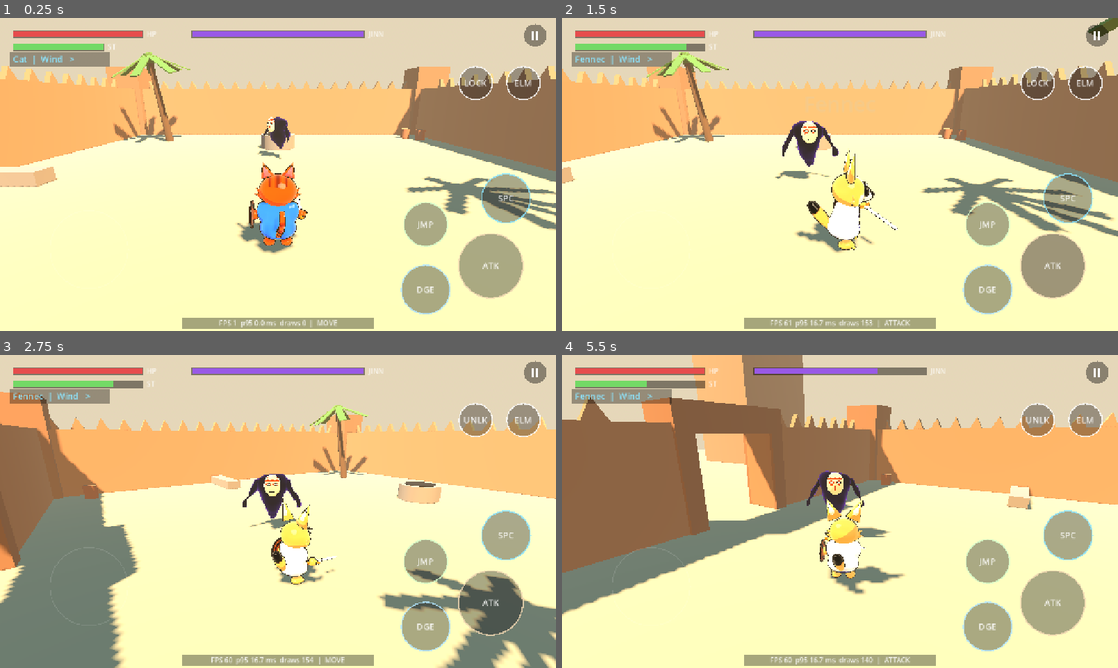
Above: before the commit, frames 1-4 (two rows, left to right).
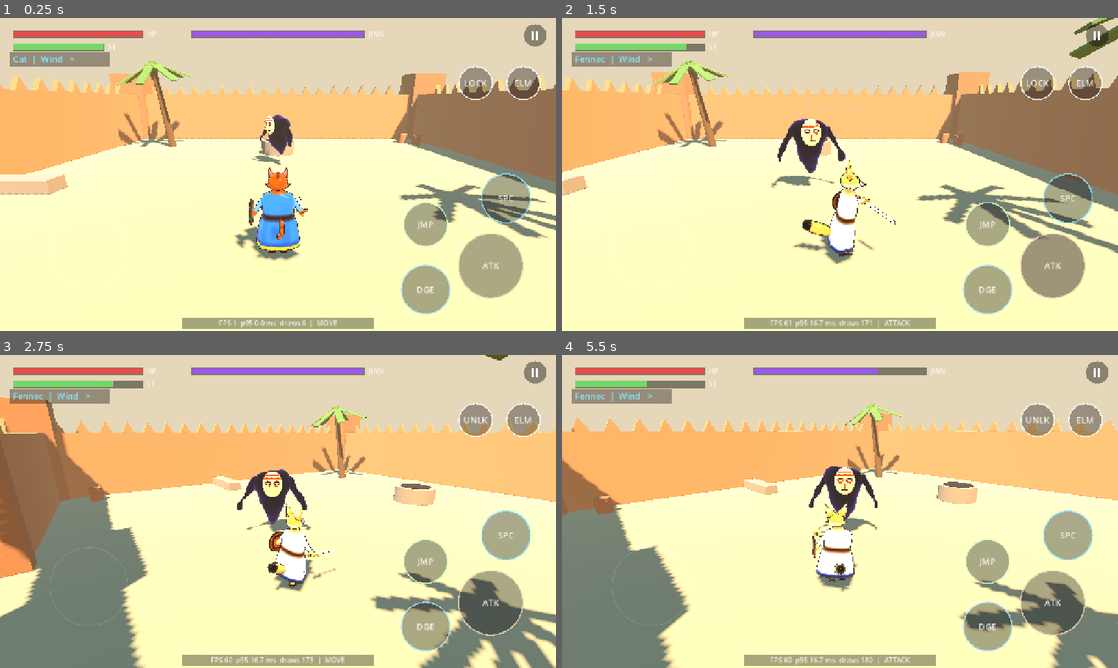
Above: after the commit, the same moments.

Repository: hafid753-rgb/desertgame
Game: Godot game, scene res://game/main.tscn
Two runs of this game, one before a commit and one after it. Both use one fixed random seed, a clock stepped at 60 frames per second and the inputs below.
Inputs (mouse positions are in pixels of both pictures, inside the frame that each line leads up to):
- Up to frame 1 (0.25 s): no input
- Up to frame 2 (1.5 s): move the mouse to (962, 158) at 0.52 s; hold D (move_right) 0.53-1.25 s; tap 1 (species) at 0.6 s; click (962, 158) at 0.67 s; tap Space (jump) at 0.77 s; drag from (728, 190) to (812, 237) at 1.27 s
- Up to frame 3 (2.75 s): move the mouse to (333, 442) at 2.02 s; hold D (move_right) from 2.03 s (still down); tap Q (cycle_target) at 2.1 s; tap 1 (species) at 2.3 s
- Up to frame 4 (5.5 s): release D (move_right) at 2.75 s; drag from (812, 574) to (673, 464) at 2.77 s; move the mouse to (1006, 558) at 3.52 s; hold A (move_left) 3.53-4.25 s; tap E (element) at 3.6 s; tap Space (jump) at 3.77 s; tap 1 (species) at 3.8, 5.3 s; drag from (673, 464) to (756, 433) at 4.27 s; move the mouse to (867, 511) at 5.02 s; hold S (move_back) from 5.03 s (still down); tap L (special) at 5.1 s; click (867, 511) at 5.17 s

The runs differ from the first frame. In frame 1, 12% of the frame differs, in the area x 0-100%, y 10-78%; in frame 2, 13%; in frame 3, 12%; in frame 4, 38%, in the area x 0-100%, y 0-100%.

Commit message:
v0.4: adventurer proportions and a real daraa
- ~1.75 m characters, head ~1/6 of height, almond eyes with irises and
  slit/round pupils, brow ridge, cheek ruff, dark cat ear tips
- Daraa rebuilt as a lofted robe from shoulders to shins with drape folds,
  gold hem, cinched leather belt with brass buckle, chest pocket, V-neck
- Connected limbs: sleeves and sirwal trousers stretched to the animated
  hands and feet; leather sandals
- Glide sail spreads from the shoulders; jinn scaled up 1.25x
- Player capsule 1.75 m, camera raised; ~9-10k tris per species

Co-Authored-By: Claude Opus 5.5 <noreply@anthropic.com>
Claude-Session: https://claude.ai/code/session_01FJKj7YND72GBSTHM8TTJ61

Diff:
--- a/game/actors/jinn/jinn.gd
+++ b/game/actors/jinn/jinn.gd
@@ -22,6 +22,7 @@
 const CHASE_SPEED := 3.2
 const CIRCLE_SPEED := 2.0
 const STAGGER_PARRIED := 1.4
+const VISUAL_SCALE := 1.25  # towers over the ~1.75 m adventurers
 
 @export var ai_enabled: bool = true
 @export var max_hp: float = 160.0
@@ -65,9 +66,9 @@
 	var shape := CollisionShape3D.new()
 	var cap := CapsuleShape3D.new()
 	cap.radius = radius
-	cap.height = 1.8
+	cap.height = 2.2
 	shape.shape = cap
-	shape.position = Vector3(0, 0.9, 0)
+	shape.position = Vector3(0, 1.1, 0)
 	add_child(shape)
 	_build_visual()
 	if fx_parent == null:
@@ -369,7 +370,7 @@
 		_visual.rotation.z = sin(state_time * 20.0) * 0.12
 	else:
 		_visual.rotation.z = 0.0
-	_visual.scale = _visual.scale.lerp(Vector3(swell, 1.0 / sqrt(swell), swell), 1.0 - exp(-12.0 * delta))
+	_visual.scale = _visual.scale.lerp(Vector3(swell, 1.0 / sqrt(swell), swell) * VISUAL_SCALE, 1.0 - exp(-12.0 * delta))
 	# Arms read the attack: swipe winds one claw back, burst spreads both,
 	# lunge sweeps both behind. Idle: slow drifting sway.
 	var t_ms := Time.get_ticks_msec() * 0.002
@@ -404,6 +405,7 @@
 
 func _build_visual() -> void:
 	_visual = Node3D.new()
+	_visual.scale = Vector3.ONE * VISUAL_SCALE
 	add_child(_visual)
 	_smoke_mat = ShaderMaterial.new()
 	_smoke_mat.shader = preload("res://game/actors/jinn/jinn_smoke.gdshader")
--- a/game/actors/player/creature_model.gd
+++ b/game/actors/player/creature_model.gd
@@ -1,14 +1,19 @@
 class_name CreatureModel
 extends Node3D
-## Stylised Rayman-style creature: rounded body in a daraa robe, big head,
+## Stylised adventurer creature: long daraa robe, proportioned head,
 ## floating hands and feet (no limbs to skin). Parts are built in Blender by
 ## tools/blender/build_characters.py and rendered with the toon + outline
 ## shader: 12 parts (eyes and ears ride on the head).
 ## player.gd only talks to build() and animate().
 
 const ART_DIR := "res://game/art/characters/"
-const HEAD_Y := 1.15
-const BODY_Y := 0.62
+# Adventurer proportions (~1.75 m), see tools/blender/build_characters.py.
+const HEAD_Y := 1.6
+const BODY_Y := 0.8
+const HAND := Vector3(0.5, 0.92, -0.05)
+const FOOT := Vector3(0.13, 0.07, 0.0)
+const SHOULDER := Vector3(0.27, 1.27, 0.0)  # model space at rest
+const HIP := Vector3(0.11, 0.55, 0.02)
 
 var hand_r: Node3D
 var hand_l: Node3D
@@ -23,6 +28,10 @@
 var eyes: Node3D
 var ear_r: Node3D
 var ear_l: Node3D
+var arm_r: Node3D
+var arm_l: Node3D
+var leg_r: Node3D
+var leg_l: Node3D
 var _blink_in := 2.0
 var _blink_t := 0.0
 var _twitch_in := 3.0
@@ -30,6 +39,7 @@
 var _twitch_side := 1.0
 
 var _mat: ShaderMaterial
+var _limb_mats: Array[ShaderMaterial] = []
 var _cloth_mat: ShaderMaterial
 var _glow_mat: StandardMaterial3D
 var _walk_phase := 0.0
@@ -46,18 +56,24 @@
 
 	body = _take(parts, "Body", Vector3(0, BODY_Y, 0))
 	head = _take(parts, "Head", Vector3(0, HEAD_Y, 0))
-	tail = _take(parts, "Tail", Vector3(0, 0.4, 0.26))
-	hand_r = _take(parts, "HandR", Vector3(0.45, 0.62, -0.08))
-	hand_l = _take(parts, "HandL", Vector3(-0.45, 0.62, -0.08))
-	foot_r = _take(parts, "FootR", Vector3(0.17, 0.09, 0))
-	foot_l = _take(parts, "FootL", Vector3(-0.17, 0.09, 0))
+	tail = _take(parts, "Tail", Vector3(0, 0.62, 0.22))
+	hand_r = _take(parts, "HandR", HAND)
+	hand_l = _take(parts, "HandL", Vector3(-HAND.x, HAND.y, HAND.z))
+	foot_r = _take(parts, "FootR", FOOT)
+	foot_l = _take(parts, "FootL", Vector3(-FOOT.x, FOOT.y, FOOT.z))
+	# Limbs: tapered tubes stretched from shoulder/hip to the hand/foot every
+	# frame, so the floating-limb animation drives a connected silhouette.
+	arm_r = _limb(data["sleeve"], 0.055, 0.042)
+	arm_l = _limb(data["sleeve"], 0.055, 0.042)
+	leg_r = _limb(data["sirwal"], 0.085, 0.05)
+	leg_l = _limb(data["sirwal"], 0.085, 0.05)
 	# Face parts ride on the head so blinks and ear twitches follow it.
 	eyes = _attach_to_head(parts, "Eyes")
 	ear_r = _attach_to_head(parts, "EarR")
 	ear_l = _attach_to_head(parts, "EarL")
 
 	daraa = Node3D.new()
-	daraa.position = Vector3(0, 0.95, 0.05)
+	daraa.position = Vector3(0, 1.3, 0.02)
 	add_child(daraa)
 	_cloth_mat = CharacterArt.cloth_material()
 	for n in ["DaraaR", "DaraaL"]:
@@ -111,80 +127,81 @@
 	var charge: float = info.get("charge", 0.0)
 	var ecol: Color = info.get("element_color", Color.WHITE)
 
-	_walk_phase += delta * (4.0 + 10.0 * move)
-	var bob := sin(_walk_phase * 2.0) * 0.04 * move
-	var breathe := sin(Time.get_ticks_msec() * 0.003) * 0.012 * (1.0 - move)
+	_walk_phase += delta * (3.5 + 8.0 * move)
+	var bob := sin(_walk_phase * 2.0) * 0.035 * move
+	var breathe := sin(Time.get_ticks_msec() * 0.003) * 0.01 * (1.0 - move)
 	var body_y := BODY_Y + bob
-	var head_y := HEAD_Y + bob * 1.3 + breathe
+	var head_y := HEAD_Y + bob * 1.2 + breathe
 	var head_z := 0.0
-	var lean := 0.0
-	tail.rotation.y = sin(_walk_phase * 0.7) * 0.35
-	tail.rotation.x = sin(_walk_phase * 0.5) * 0.1
-
-	var step := sin(_walk_phase) * 0.22 * move
-	var fr := Vector3(0.17, 0.09 + maxf(0.0, sin(_walk_phase)) * 0.12 * move, -step)
-	var fl := Vector3(-0.17, 0.09 + maxf(0.0, -sin(_walk_phase)) * 0.12 * move, step)
-	var hr := Vector3(0.45, 0.62 + bob, -0.08 + step * 0.6)
-	var hl := Vector3(-0.45, 0.62 + bob, -0.08 - step * 0.6)
+	var lean := move * 0.1
+	var robe_sway := sin(_walk_phase) * 0.05 * move
+	tail.rotation.y = sin(_walk_phase * 0.7) * 0.3
+	tail.rotation.x = sin(_walk_phase * 0.5) * 0.08
+
+	var step := sin(_walk_phase) * 0.3 * move
+	var fr := Vector3(FOOT.x, FOOT.y + maxf(0.0, sin(_walk_phase)) * 0.16 * move, -step)
+	var fl := Vector3(-FOOT.x, FOOT.y + maxf(0.0, -sin(_walk_phase)) * 0.16 * move, step)
+	var hr := Vector3(HAND.x, HAND.y + bob, HAND.z + step * 0.7)
+	var hl := Vector3(-HAND.x, HAND.y + bob, HAND.z - step * 0.7)
 	var hr_rot := Vector3.ZERO
 	var hl_rot := Vector3.ZERO
-	lean = move * 0.12
 
 	match state:
 		"ATTACK", "HEAVY":
 			var combo: int = info.get("combo", 0)
 			var side := 1.0 if combo % 2 == 0 else -1.0
 			var swing := clampf(t * 1.8, 0.0, 1.0)
-			hr = Vector3(lerpf(0.55 * side, -0.35 * side, swing), 0.8, -0.35)
+			hr = Vector3(lerpf(0.62 * side, -0.4 * side, swing), 1.12, -0.42)
 			hr_rot = Vector3(-0.3, lerpf(1.2 * side, -1.4 * side, swing), 0)
-			lean = 0.2
+			lean = 0.22
+			robe_sway = -0.12 * side * swing
 			if state == "HEAVY":
-				hr = Vector3(0.3, lerpf(1.4, 0.4, swing), -0.4)
+				hr = Vector3(0.35, lerpf(1.95, 0.7, swing), -0.48)
 				hr_rot = Vector3(lerpf(1.2, -1.3, swing), 0, 0)
 		"HEAVY_CHARGE":
-			hr = Vector3(0.35, 1.4, 0.05)
+			hr = Vector3(0.4, 1.9, 0.1)
 			hr_rot = Vector3(1.3, 0, 0)
 			lean = -0.1
 		"GUARD", "DEFENSE":
-			hl = Vector3(-0.15, 0.75, -0.42)
+			hl = Vector3(-0.2, 1.08, -0.5)
 			hl_rot = Vector3(0, -0.4, 0)
-			lean = 0.05
+			lean = 0.06
 		"DODGE", "MOBILITY":
-			body_y = 0.45
-			head_y = 0.92
-			lean = 0.35
+			body_y = BODY_Y - 0.25
+			head_y = HEAD_Y - 0.32
+			lean = 0.4
 		"CAST":
-			hr = Vector3(0.2, 0.85, -0.55)
-			hl = Vector3(-0.2, 0.85, -0.55)
+			hr = Vector3(0.25, 1.15, -0.62)
+			hl = Vector3(-0.25, 1.15, -0.62)
 		"HITSTUN":
 			head_z = 0.08
 			lean = -0.25
 		"CLIMB":
-			_walk_phase += delta * absf(t) * 6.0
-			var reach := sin(_walk_phase) * 0.18
-			hr = Vector3(0.32, 1.25 + reach, -0.3)
-			hl = Vector3(-0.32, 1.25 - reach, -0.3)
-			fr = Vector3(0.18, 0.15 - reach, -0.25)
-			fl = Vector3(-0.18, 0.15 + reach, -0.25)
+			_walk_phase += delta * absf(t) * 5.0
+			var reach := sin(_walk_phase) * 0.22
+			hr = Vector3(0.32, 1.75 + reach, -0.34)
+			hl = Vector3(-0.32, 1.75 - reach, -0.34)
+			fr = Vector3(0.16, 0.3 - reach, -0.3)
+			fl = Vector3(-0.16, 0.3 + reach, -0.3)
 			lean = 0.15
 		"MANTLE":
-			hr = Vector3(0.3, 0.9, -0.4)
-			hl = Vector3(-0.3, 0.9, -0.4)
-			fr = Vector3(0.17, 0.35, 0)
-			fl = Vector3(-0.17, 0.35, 0)
+			hr = Vector3(0.32, 1.2, -0.45)
+			hl = Vector3(-0.32, 1.2, -0.45)
+			fr = Vector3(0.13, 0.45, 0)
+			fl = Vector3(-0.13, 0.45, 0)
 		"AIR":
-			hr = Vector3(0.5, 0.9, 0)
-			hl = Vector3(-0.5, 0.9, 0)
-			fr = Vector3(0.17, 0.2, 0.08)
-			fl = Vector3(-0.17, 0.05, -0.08)
+			hr = Vector3(0.62, 1.25, 0)
+			hl = Vector3(-0.62, 1.25, 0)
+			fr = Vector3(0.13, 0.25, 0.1)
+			fl = Vector3(-0.13, 0.06, -0.1)
 		"GLIDE":
-			hr = Vector3(1.0, 1.0, 0.05)
-			hl = Vector3(-1.0, 1.0, 0.05)
-			fr = Vector3(0.15, 0.1, 0.25)
-			fl = Vector3(-0.15, 0.1, 0.25)
+			hr = Vector3(1.3, 1.32, 0.05)
+			hl = Vector3(-1.3, 1.32, 0.05)
+			fr = Vector3(0.12, 0.12, 0.3)
+			fl = Vector3(-0.12, 0.12, 0.3)
 			lean = 0.3
 	if charge > 0.0:
-		hr = hr.lerp(Vector3(0.3, 0.95, -0.25), 0.6)
+		hr = hr.lerp(Vector3(0.35, 1.2, -0.3), 0.6)
 
 	var gliding := state == "GLIDE"
 	daraa.visible = gliding or daraa.scale.x > 0.25
@@ -194,9 +211,10 @@
 
 	var k := 1.0 - exp(-20.0 * delta)
 	body.position.y = lerpf(body.position.y, body_y, k)
-	body.rotation.x = lerpf(body.rotation.x, -lean, k)
+	body.rotation.x = lerpf(body.rotation.x, -lean * 0.6, k)
+	body.rotation.z = lerpf(body.rotation.z, robe_sway, k * 0.5)
 	head.position.y = lerpf(head.position.y, head_y, k)
-	head.position.z = lerpf(head.position.z, head_z - lean * 0.25, k)
+	head.position.z = lerpf(head.position.z, head_z - lean * 0.35, k)
 	head.rotation.x = lerpf(head.rotation.x, -lean * 0.5, k)
 	hand_r.position = hand_r.position.lerp(hr, k)
 	hand_l.position = hand_l.position.lerp(hl, k)
@@ -206,14 +224,62 @@
 	hand_l.rotation = hand_l.rotation.lerp(hl_rot, k)
 
 	_animate_face(delta, state)
+	_update_limbs()
 
 	var glow_a := clampf(charge / 3.0, 0.0, 1.0) * 0.8
 	_glow_mat.albedo_color = Color(ecol.r, ecol.g, ecol.b, glow_a)
 	element_glow.scale = Vector3.ONE * (0.6 + charge * 0.5)
 
 	_flash = maxf(0.0, _flash - delta * 6.0)
-	_mat.set_shader_parameter("flash", _flash * 0.9)
-	_mat.set_shader_parameter("flash_color", _flash_color)
+	for m in [_mat] + _limb_mats:
+		m.set_shader_parameter("flash", _flash * 0.9)
+		m.set_shader_parameter("flash_color", _flash_color)
+
+
+func _limb(color: Color, r_top: float, r_bottom: float) -> Node3D:
+	var m := CharacterArt.toon_material(Color(color, 1.0).darkened(0.75), 0.01)
+	m.set_shader_parameter("tint", color)
+	var cyl := CylinderMesh.new()
+	cyl.top_radius = r_top
+	cyl.bottom_radius = r_bottom
+	cyl.height = 1.0
+	cyl.radial_segments = 10
+	cyl.rings = 1
+	var pivot := Node3D.new()
+	var mi := MeshInstance3D.new()
+	mi.mesh = cyl
+	mi.material_override = m
+	mi.position = Vector3(0, -0.5, 0)  # pivot at the top end, tube hangs along -Y
+	pivot.add_child(mi)
+	add_child(pivot)
+	_limb_mats.append(m)
+	return pivot
+
+
+func _body_point(rest: Vector3) -> Vector3:
+	# Where a rest-pose point on the robe is now (follows bob and lean).
+	return body.position + body.basis * (rest - Vector3(0, BODY_Y, 0))
+
+
+func _stretch(limb: Node3D, from: Vector3, to: Vector3) -> void:
+	var d := to - from
+	var length := d.length()
+	if length < 0.01:
+		return
+	var down := -d / length  # tube's local -Y points at the target
+	var x := down.cross(Vector3.FORWARD)
+	if x.length() < 0.01:
+		x = down.cross(Vector3.RIGHT)
+	x = x.normalized()
+	var z := x.cross(down).normalized()
+	limb.transform = Transform3D(Basis(x, down * length, z), from)
+
+
+func _update_limbs() -> void:
+	_stretch(arm_r, _body_point(SHOULDER), hand_r.position)
+	_stretch(arm_l, _body_point(Vector3(-SHOULDER.x, SHOULDER.y, SHOULDER.z)), hand_l.position)
+	_stretch(leg_r, _body_point(HIP), foot_r.position + Vector3(0, 0.05, 0))
+	_stretch(leg_l, _body_point(Vector3(-HIP.x, HIP.y, HIP.z)), foot_l.position + Vector3(0, 0.05, 0))
 
 
 func _attach_to_head(parts: Dictionary, name: String) -> Node3D:
--- a/game/actors/player/player.gd
+++ b/game/actors/player/player.gd
@@ -144,10 +144,10 @@
 	floor_snap_length = 0.3
 	var shape := CollisionShape3D.new()
 	var cap := CapsuleShape3D.new()
-	cap.radius = 0.36
-	cap.height = 1.3
+	cap.radius = 0.34
+	cap.height = 1.75
 	shape.shape = cap
-	shape.position = Vector3(0, 0.65, 0)
+	shape.position = Vector3(0, 0.875, 0)
 	add_child(shape)
 	set_species(species_id)
 	if fx_parent == null:
--- a/game/actors/player/species.gd
+++ b/game/actors/player/species.gd
@@ -8,14 +8,17 @@
 	"cat": {
 		"name": "Cat", "speed": 1.15, "climb": 1.3, "stamina": 0.7,
 		"fur": Color(0.95, 0.58, 0.22), "accent": Color(1.0, 0.92, 0.8), "ears": "pointed",
+		"sleeve": Color(0.3, 0.5, 0.78), "sirwal": Color(0.16, 0.18, 0.3),
 	},
 	"fennec": {
 		"name": "Fennec", "speed": 1.0, "climb": 1.0, "stamina": 1.0,
 		"fur": Color(0.93, 0.8, 0.58), "accent": Color(1.0, 0.97, 0.9), "ears": "large",
+		"sleeve": Color(0.74, 0.76, 0.8), "sirwal": Color(0.62, 0.52, 0.38),
 	},
 	"lizard": {
 		"name": "Lizard", "speed": 0.9, "climb": 0.8, "stamina": 1.4,
 		"fur": Color(0.42, 0.68, 0.4), "accent": Color(0.85, 0.9, 0.55), "ears": "none",
+		"sleeve": Color(0.14, 0.18, 0.42), "sirwal": Color(0.2, 0.16, 0.13),
 	},
 }
 
--- a/game/camera/camera_rig.gd
+++ b/game/camera/camera_rig.gd
@@ -14,10 +14,10 @@
 var camera: Camera3D
 var yaw: float = 0.0
 var pitch: float = -0.28
-var distance: float = 4.8
-var height: float = 1.45
+var distance: float = 5.2
+var height: float = 1.75
 var focus: Vector3 = Vector3.ZERO
-var _current_distance: float = 4.8
+var _current_distance: float = 5.2
 var _shake: float = 0.0
 
 
--- a/tools/portrait.gd
+++ b/tools/portrait.gd
@@ -1,6 +1,14 @@
 extends Node
 ## Character lineup render: godot --path . res://tools/portrait.tscn
 ## Saves user://shots/lineup.png and user://shots/jinn_close.png
+
+var models: Array[CreatureModel] = []
+
+
+func _process(delta: float) -> void:
+	for m in models:
+		m.animate(delta, {"move": 0.0, "state": "MOVE"})
+
 
 func _ready() -> void:
 	var root := Node3D.new()
@@ -31,6 +39,7 @@
 	var x := -2.4
 	for id in ["cat", "fennec", "lizard"]:
 		var m := CreatureModel.new()
+		models.append(m)
 		root.add_child(m)
 		m.build(Species.get_data(id))
 		m.position = Vector3(x, 0, 0)
@@ -44,19 +53,19 @@
 	var cam := Camera3D.new()
 	cam.fov = 40
 	root.add_child(cam)
-	cam.position = Vector3(0, 1.6, 7.2)
-	cam.look_at(Vector3(0, 0.95, 0))
+	cam.position = Vector3(0, 1.5, 8.2)
+	cam.look_at(Vector3(0, 1.05, 0))
 	cam.current = true
 	for i in 30:
 		await get_tree().process_frame
 	await _shot("lineup")
-	cam.position = Vector3(2.0, 1.55, 1.8)
-	cam.look_at(Vector3(2.6, 1.2, -0.4))
+	cam.position = Vector3(1.6, 1.9, 2.6)
+	cam.look_at(Vector3(2.6, 1.5, -0.4))
 	for i in 5:
 		await get_tree().process_frame
 	await _shot("jinn_close")
-	cam.position = Vector3(-2.9, 1.25, 1.6)
-	cam.look_at(Vector3(-2.4, 0.9, 0))
+	cam.position = Vector3(-2.7, 1.45, 2.2)
+	cam.look_at(Vector3(-2.35, 1.2, 0))
 	for i in 5:
 		await get_tree().process_frame
 	await _shot("cat_close")
Not shown, changed: export_presets.cfg
Binary file changed: game/art/characters/cat.glb
Binary file changed: game/art/characters/equipment.glb
Binary file changed: game/art/characters/fennec.glb
Binary file changed: game/art/characters/jinn.glb
Binary file changed: game/art/characters/lizard.glb
Not shown, changed: game/shaders/toon_common.gdshaderinc
